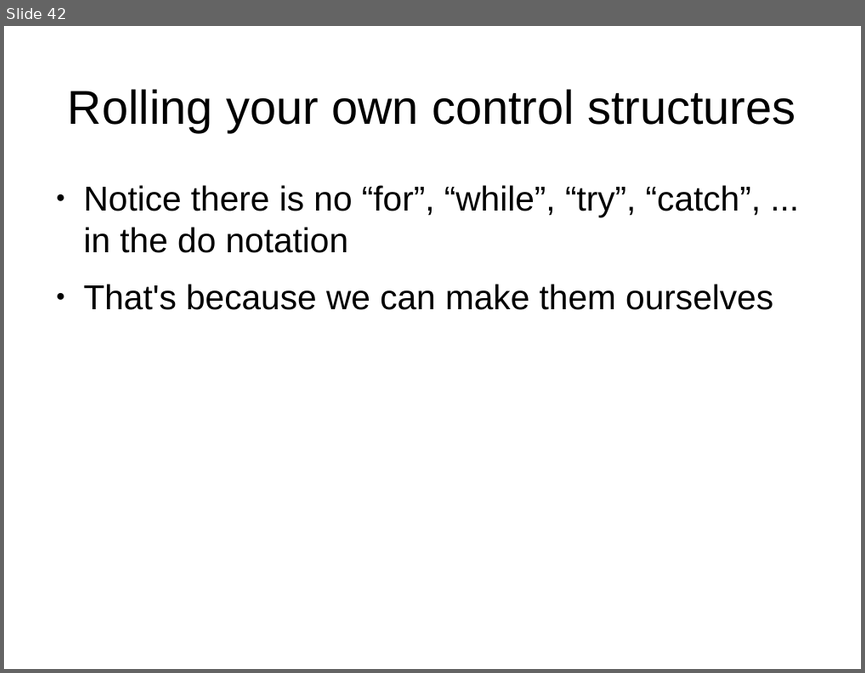
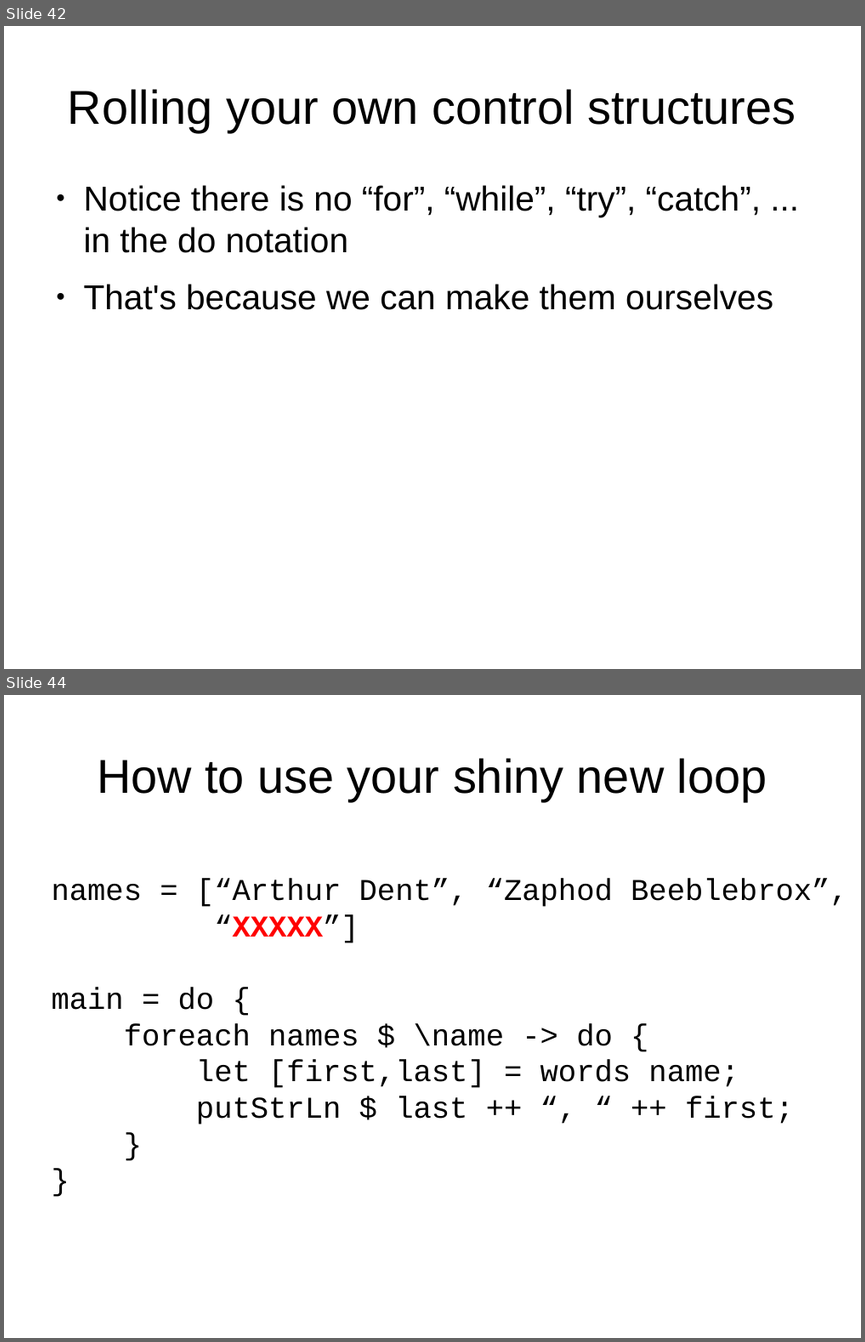
Before and after one commit to luqui/luqui-misc, a slide deck: work/present/monads/monads.odp. Shown one above the other, each under a label of ours: slide 42 before the commit, slides 42 and 44 after it; the slides between them are not shown. The pictures are 865x673 and 865x1342 pixels, drawn with LibreOffice and Linux fonts; fonts in the diff are those of the drawing. Boxes give left, top, right and bottom in pixels: in the first picture for what was removed or moved away, otherwise in the second. Text is boxed around its words. In the diff, an @@ line names an element or a change of style, - is before the commit and + after.

```diff
--- a/work/present/monads/monads.odp
+++ b/work/present/monads/monads.odp
@@ slide 44 added at box(4, 695, 861, 1338), background #FFFFFF @@
@@ title added at box(97, 758, 767, 801), 44 pt, text #000000 @@
+How to use your shiny new loop
@@ text added at box(52, 879, 848, 1124), 28 pt, text #000000 @@
+names = [“Arthur Dent”, “Zaphod Beeblebrox”,
+“XXXXX”]
+main = do {
+foreach names $ \name -> do {
+let [first,last] = words name;
+putStrLn $ last ++ “, “ ++ first;
+}
+}
```
Also in this commit, not shown: 1 slide changed, 4 other slides added.
